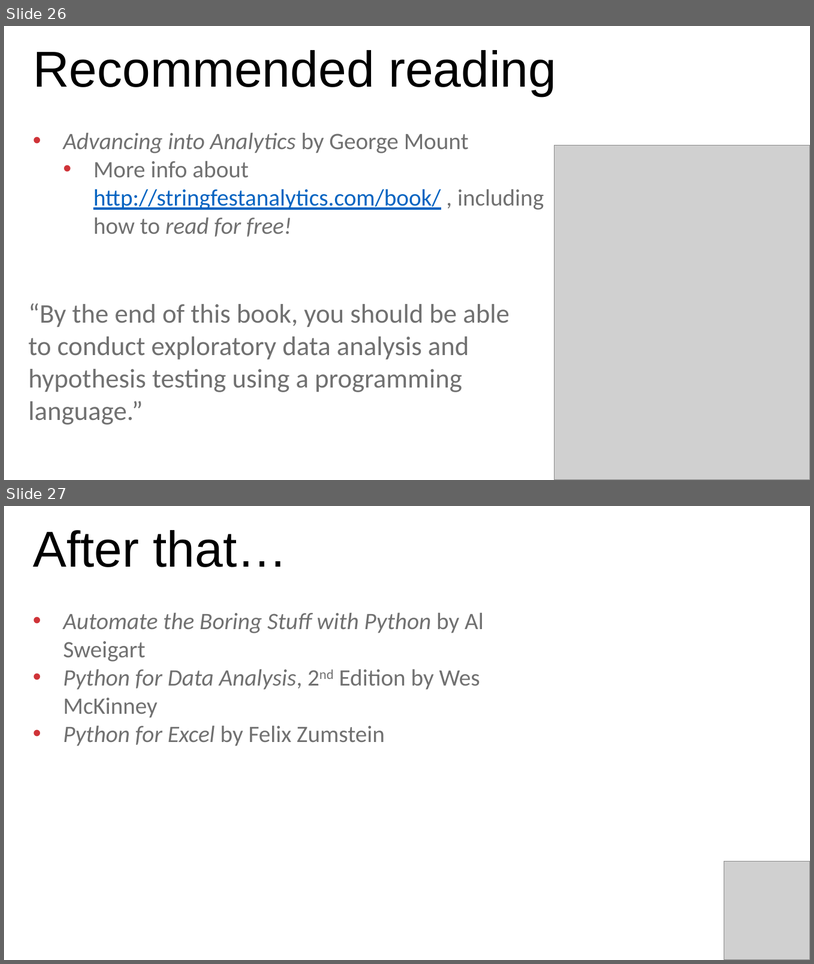
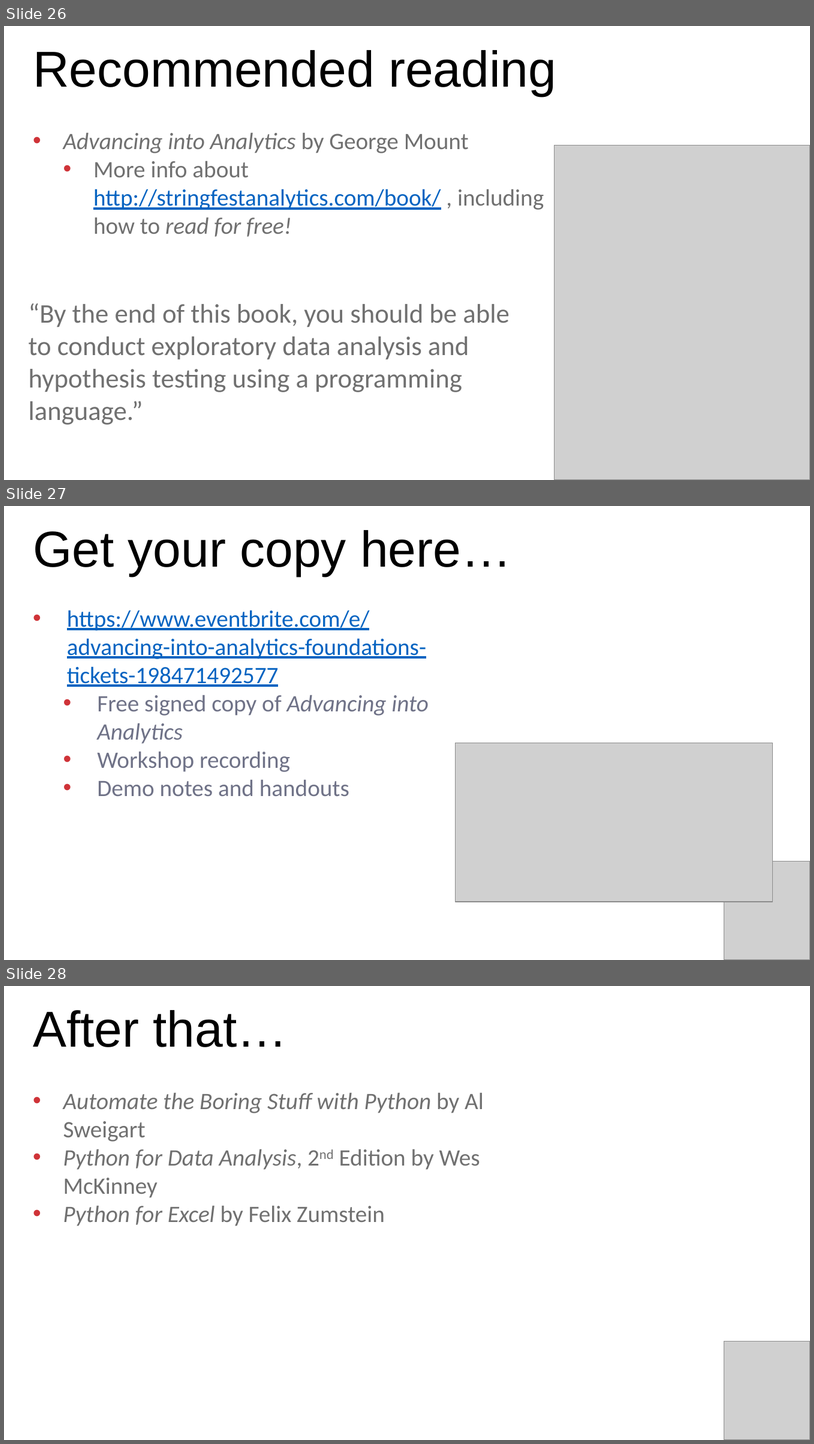
Before and after one commit to stringfestdata/ms-excel-toronto-python, a slide deck: toronto-five-things-excel-python.pptx. Shown one above the other, each under a label of ours: slides 26 and 27 before the commit, slides 26, 27 and 28 after it. The pictures are 814x964 and 814x1444 pixels, drawn with LibreOffice and Linux fonts; fonts in the diff are those of the drawing; grey boxes stand for pictures. Boxes give left, top, right and bottom in pixels: in the first picture for what was removed or moved away, otherwise in the second. Text is boxed around its words. In the diff, an @@ line names an element or a change of style, - is before the commit and + after.

```diff
--- a/toronto-five-things-excel-python.pptx
+++ b/toronto-five-things-excel-python.pptx
@@ slide 27 added at <box>4,506,810,960</box>, background #FFFFFF @@
@@ text added at <box>33,530,512,576</box>, 60 pt, text #000000 @@
+Get your copy here…
@@ text added at <box>67,610,428,796</box>, 28 pt, text #0563C1, underline @@
+• https://www.eventbrite.com/e/advancing-into-analytics-foundations-tickets-198471492577
+  • Free signed copy of Advancing into Analytics
+  • Workshop recording
+  • Demo notes and handouts
@@ picture added at <box>455,742,773,901</box> @@
@@ picture added at <box>725,861,810,960</box> @@
@@ what was slide 27 is now slide 28 @@
```
Also in this commit, not shown: 3 slides changed, 1 other slide added, 1 slide removed, 2 other files.
